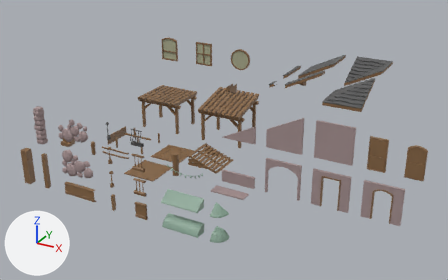
The FBX model F2F Project/Assets/Models/BuildingPiecesID.fbx: old version first, new version second.
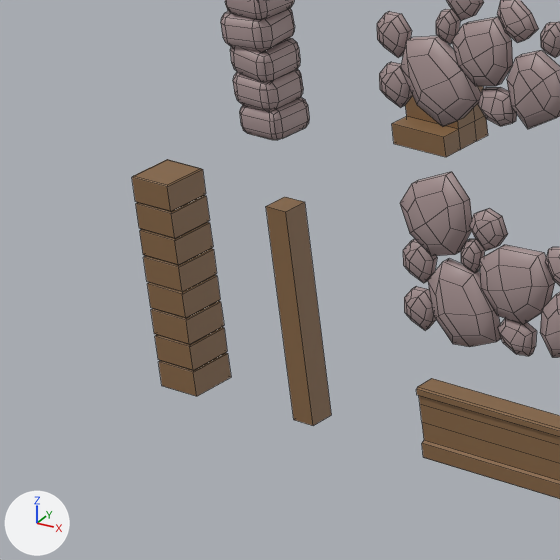
The first picture shows the older version from a 50 mm lens placed at (0.236, -0.399, 0.242), pointed at (0.009, 0.014, 0.036). The close-ups show both versions on the part from 0% to 19% of the width and 44% to 75% of the height of that picture; other places that the commit changed are outside them. Every picture has the same lights, and +X, +Y and +Z are marked at lower left. The close-ups show mesh edges as thin lines. Where no turn or scale is listed for an object, it has been applied to the vertices.

The first close-up shows 'BrickSupport1', 'ShortStairs1', 'StoneSuppport1', 'WallBoodBase1', 'WallStones1', 'WallStonesAlt1', 'WoodSupport1'.
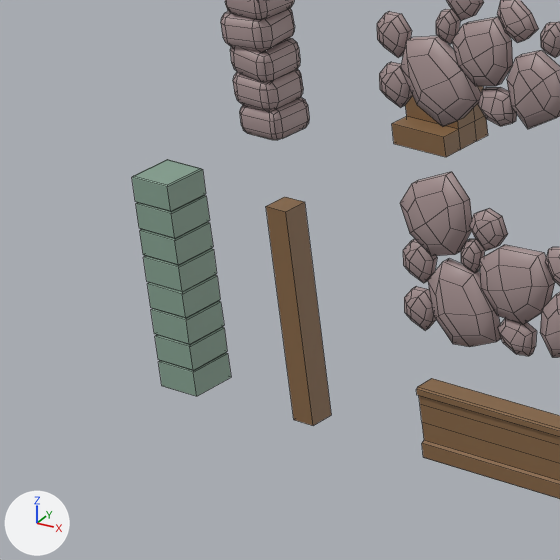
The newer file is also turned or shifted as a whole; pictures and numbers use the older file's frame.

Edits to the scene script, one JSON object a line:
```json
{"block": "me_mesh_036", "where": "me_mesh_036.from_pydata(...)  # 100 vertices, 98 faces; spans x -0.0031..0.0031, y -0.0031..0.0031, z 0.0..0.03"}
{"op": "remove", "block": "me_mesh_036", "code": "me_mesh_036.materials.append(mat_wood_id)  # brown #876644"}
{"op": "add", "block": "me_mesh_036", "code": "me_mesh_036.materials.append(mat_etc_id)  # green #86a291"}
```

Location of each change, (x1, y1, x2, y2) in pixels of the close-ups (560 x 560 px):
```json
{"object": "BrickSupport1", "change": "recoloured", "before": [132, 159, 231, 396], "after": [132, 159, 231, 396]}
```
